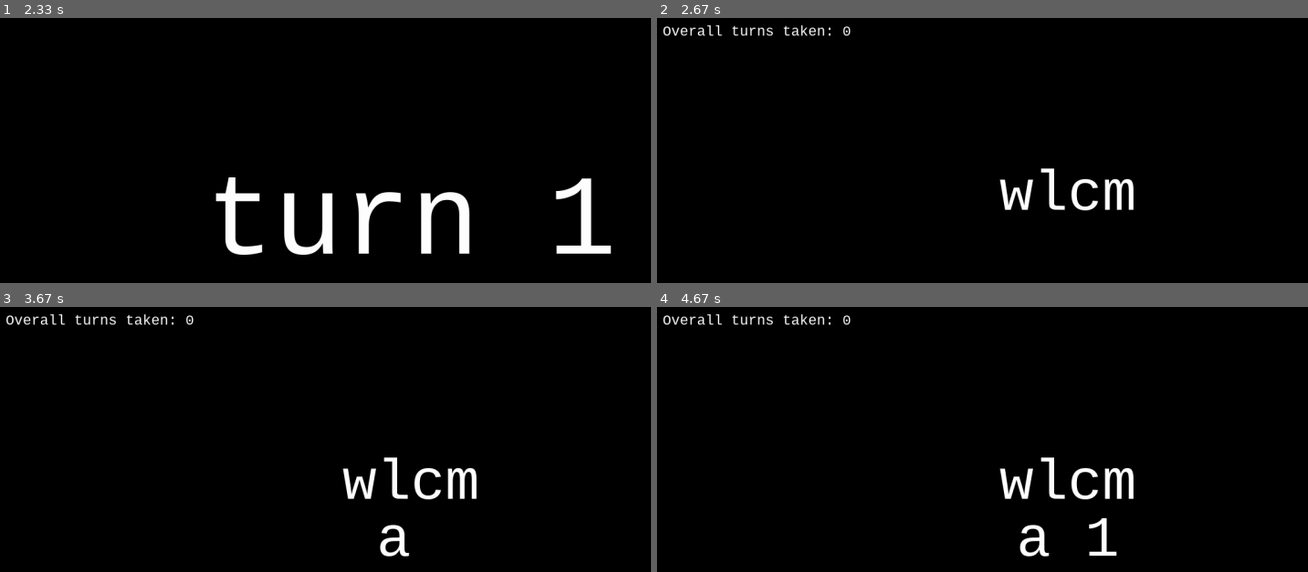
Above: before the commit, frames 1-4 (two rows, left to right).
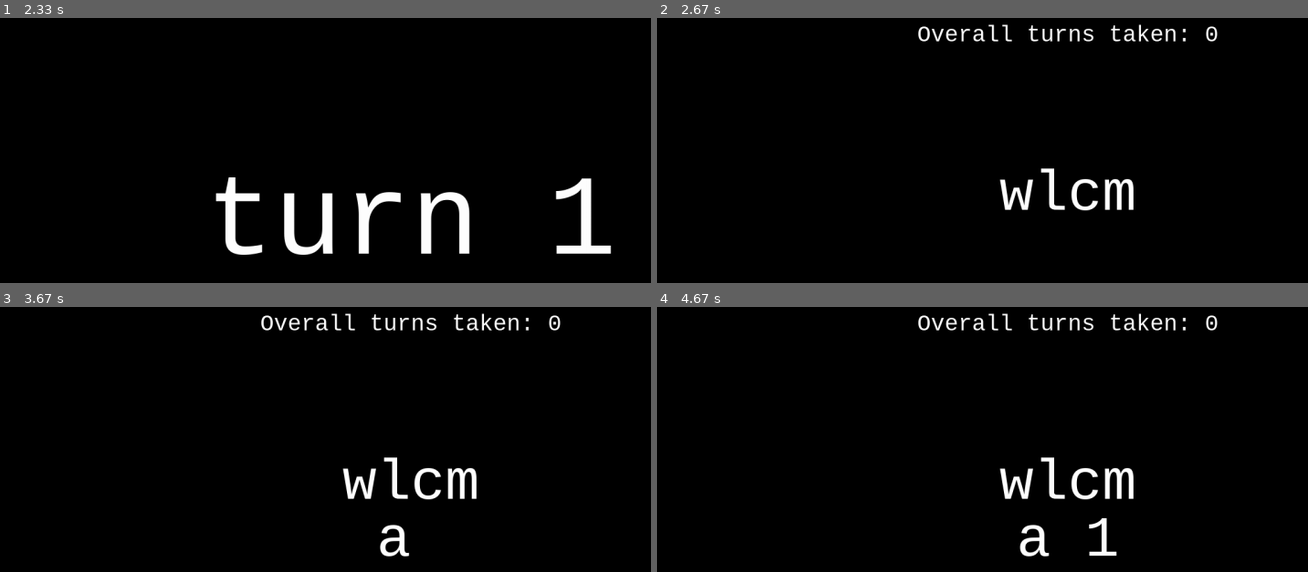
Above: after the commit, the same moments.

Repository: A-u-r-a-e/vwllss
Game: pygame game, started from main.py
The game is run twice, just before and just after one commit, with the same random seed, the same clock (stepped at 60 frames per second) and the same inputs.
Inputs:
- Up to frame 1 (2.33 s): tap Space at 0.33 s
- Up to frame 2 (2.67 s): no input
- Up to frame 3 (3.67 s): tap A at 3.55 s
- Up to frame 4 (4.67 s): tap 1 at 4.35 s

Frame 1 is identical in both runs. In frame 2, 1.3% of the frame differs, in the area x 0-87%, y 2-9%; in frame 3, 1.3%; in frame 4, 1.3%.

Commit message:
Update main.py
small update

Diff:
--- a/main.py
+++ b/main.py
@@ -51,7 +51,7 @@
     return(''.join(a)+' 1')
 
 def det(str, pos): #remove character as position pos in string str
-
+    pos=min(pos,len(str)-1)
     ch=str[pos]
 
     if ch=='a' or ch=='e' or ch=='i' or ch=='o' or ch=='u':
@@ -79,14 +79,15 @@
         if keys[pg.K_SPACE]:
             rep=False
 
-def overall(x): #display text
-    txtout=pg.font.SysFont('courier',25).render('Overall turns taken: '+str(x), True, (255,255,255))
-    screen.blit(txtout,(10,10))
+
 
 def sout(txt,size,loc): #display text
     txtout=pg.font.SysFont('courier', size).render(txt, True, (255,255,255))
     txtout_rect=txtout.get_rect(center=loc)
     screen.blit(txtout,txtout_rect)
+
+def overall(x): #display text
+    sout('Overall turns taken: '+str(x), 40, (WX/2,30))
 #PYGAME EDITION
 
 
